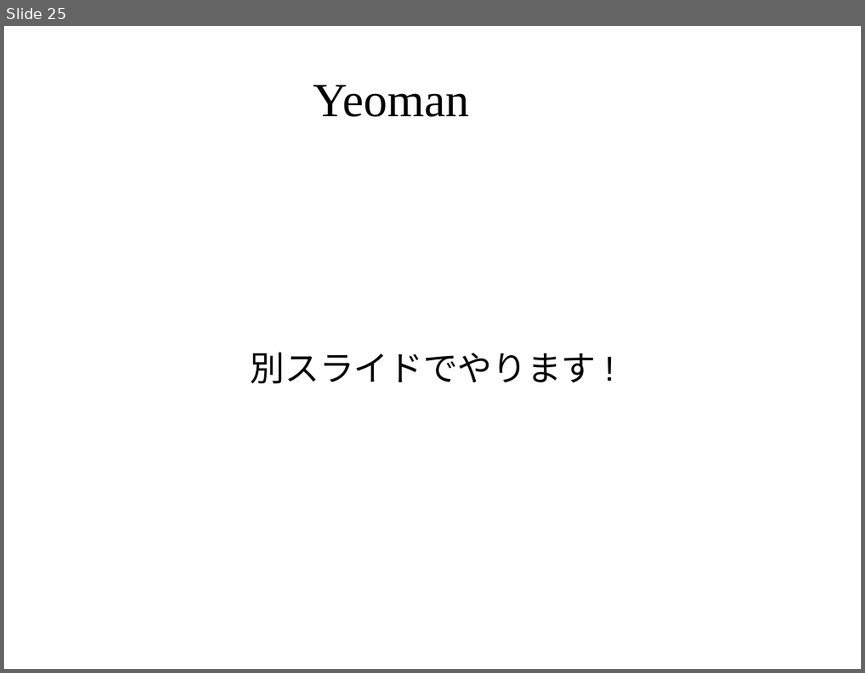
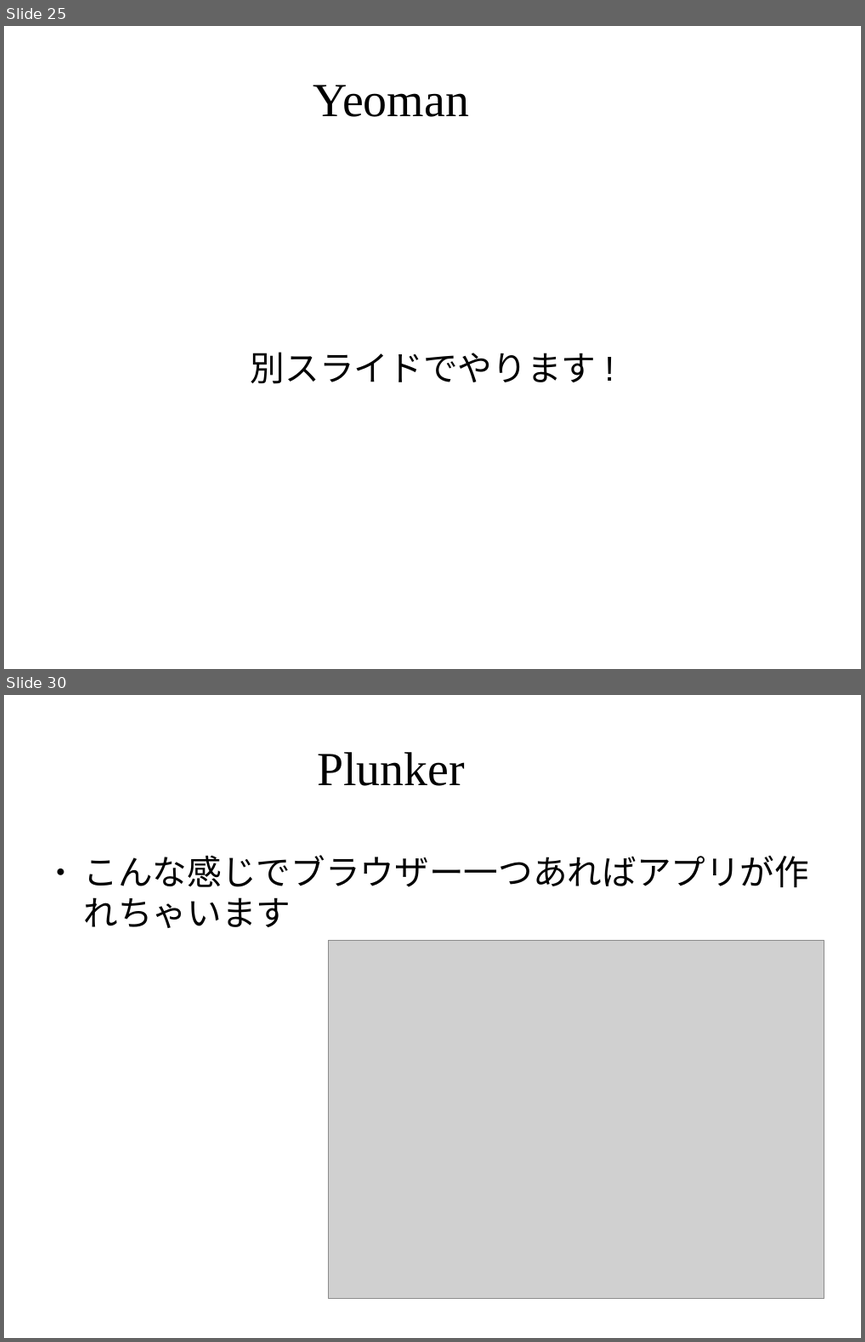
Before and after one commit to masakura/slides, a slide deck: html5jk#1/slide3.odp. Shown one above the other, each under a label of ours: slide 25 before the commit, slides 25 and 30 after it; the slides between them are not shown. The pictures are 865x673 and 865x1342 pixels, drawn with LibreOffice and Linux fonts; fonts in the diff are those of the drawing; grey boxes stand for pictures; background and template pictures are left out. Boxes give left, top, right and bottom in pixels: in the first picture for what was removed or moved away, otherwise in the second. Text is boxed around its words. In the diff, an @@ line names an element or a change of style, - is before the commit and + after.

Commit message:
Plunker のチュートリアルを追加

```diff
--- a/html5jk#1/slide3.odp
+++ b/html5jk#1/slide3.odp
@@ slide 30 added at bbox=[4, 695, 861, 1338], background picture (left out) @@
@@ title added at bbox=[317, 752, 465, 786], 44 pt, text #000000 @@
+Plunker
@@ text added at bbox=[84, 855, 810, 928], 32 pt, text #000000 @@
+● こんな感じでブラウザー一つあればアプリが作れちゃいます
@@ picture added at bbox=[328, 940, 824, 1299] @@
```
Also in this commit, not shown: 35 other slides added.
